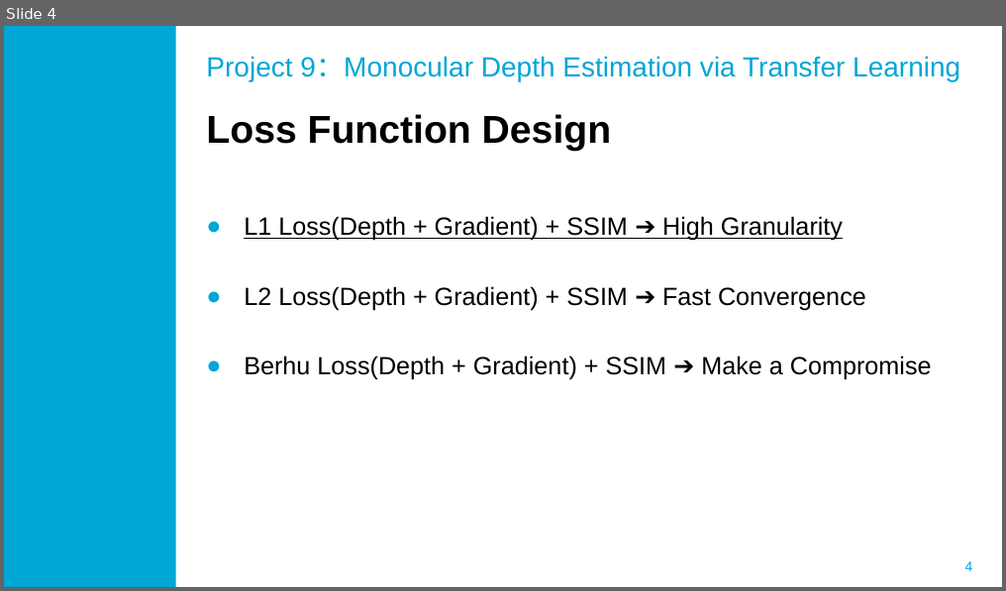
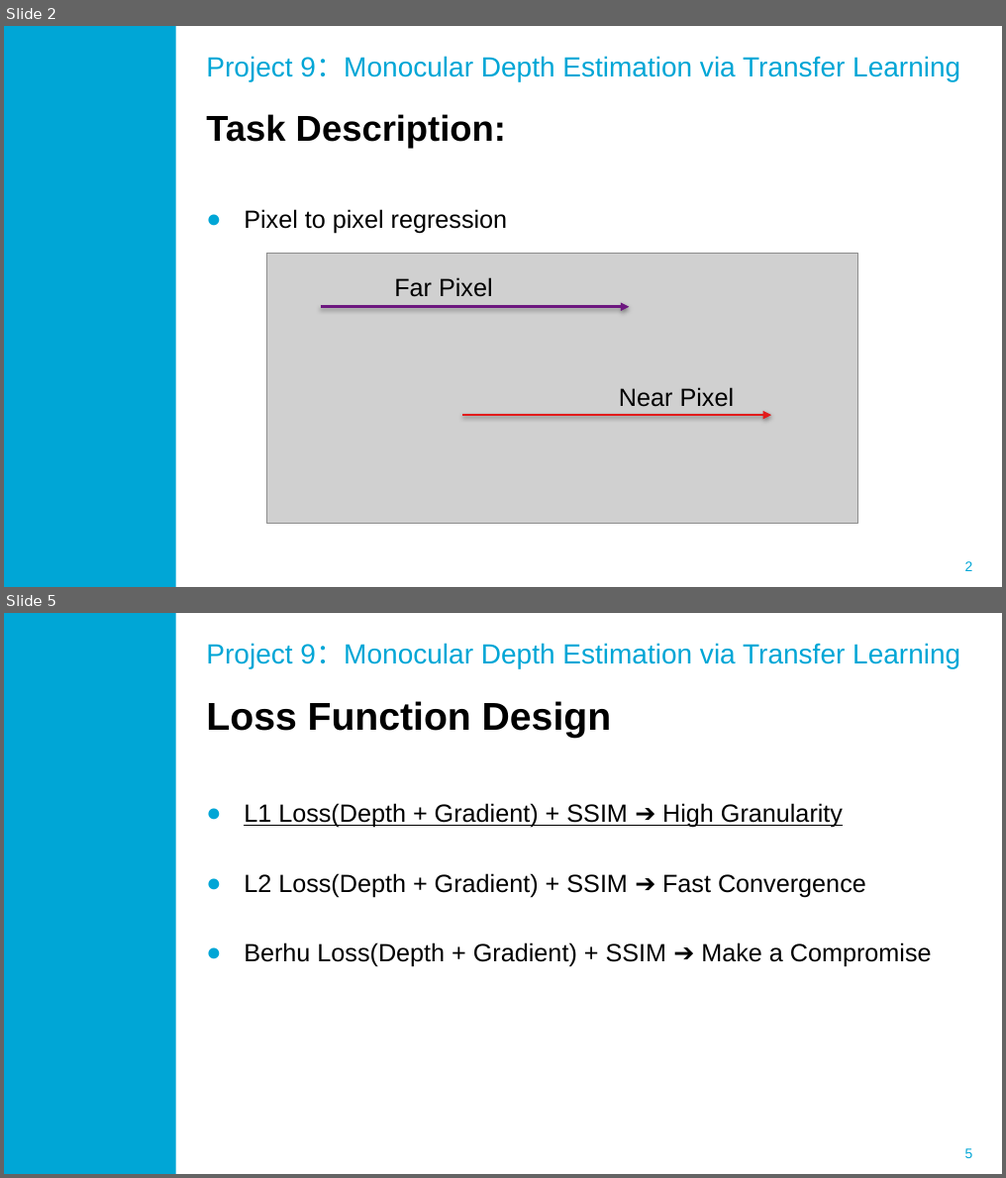
Before and after one commit to siyuanwu99/IEEE-RAS-slam-winter-school-project-9, a slide deck: Proj 9 Presentation.pptx. Shown one above the other, each under a label of ours: slide 4 before the commit, slides 2 and 5 after it; the slides between them are not shown. The pictures are 1006x591 and 1006x1178 pixels, drawn with LibreOffice and Linux fonts; fonts in the diff are those of the drawing; grey boxes stand for pictures; background and template pictures are left out. Boxes give left, top, right and bottom in pixels: in the first picture for what was removed or moved away, otherwise in the second. Text is boxed around its words. In the diff, an @@ line names an element or a change of style, - is before the commit and + after.

```diff
--- a/Proj 9 Presentation.pptx
+++ b/Proj 9 Presentation.pptx
@@ slide 2 added at box(4, 26, 1002, 587), background #FFFFFF; not listed: 2 template elements that a slide beside it also shows @@
@@ title added at box(206, 56, 960, 81), 20 pt, text #00A6D6 @@
+Project 9：Monocular Depth Estimation via Transfer Learning
@@ text added at box(206, 114, 508, 234), 18 pt, text #000000 @@
+Task Description:
+● Pixel to pixel regression
@@ picture added at box(267, 254, 858, 524) @@
@@ text added at box(394, 277, 493, 297), 18 pt, text #000000 @@
+Far Pixel
@@ arrow added from (321, 306) to (629, 306), #6D177F 2 pt @@
@@ text added at box(619, 387, 735, 407), 18 pt, text #000000 @@
+Near Pixel
@@ arrow added from (463, 415) to (771, 415), #E21A1A 2 pt @@
@@ what was slide 4 is now slide 5 @@
@@ page number at box(965, 1149, 973, 1158): text changed @@
-4
+5
```
Also in this commit, not shown: 5 slides changed.
